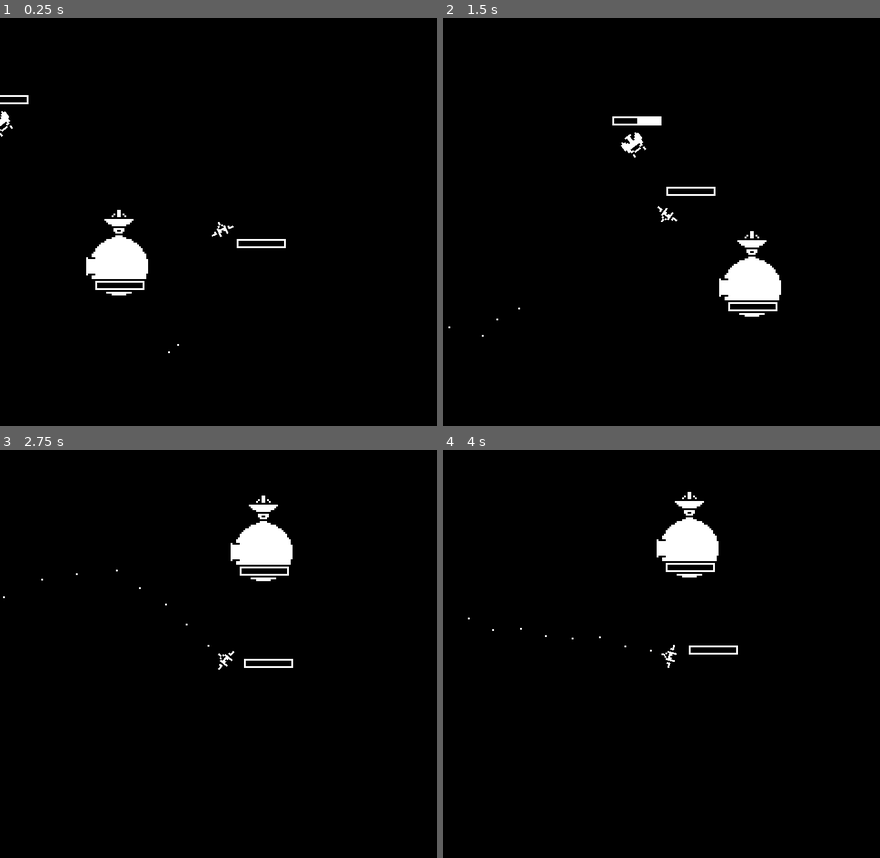
Above: before the commit, frames 1-4 (two rows, left to right).
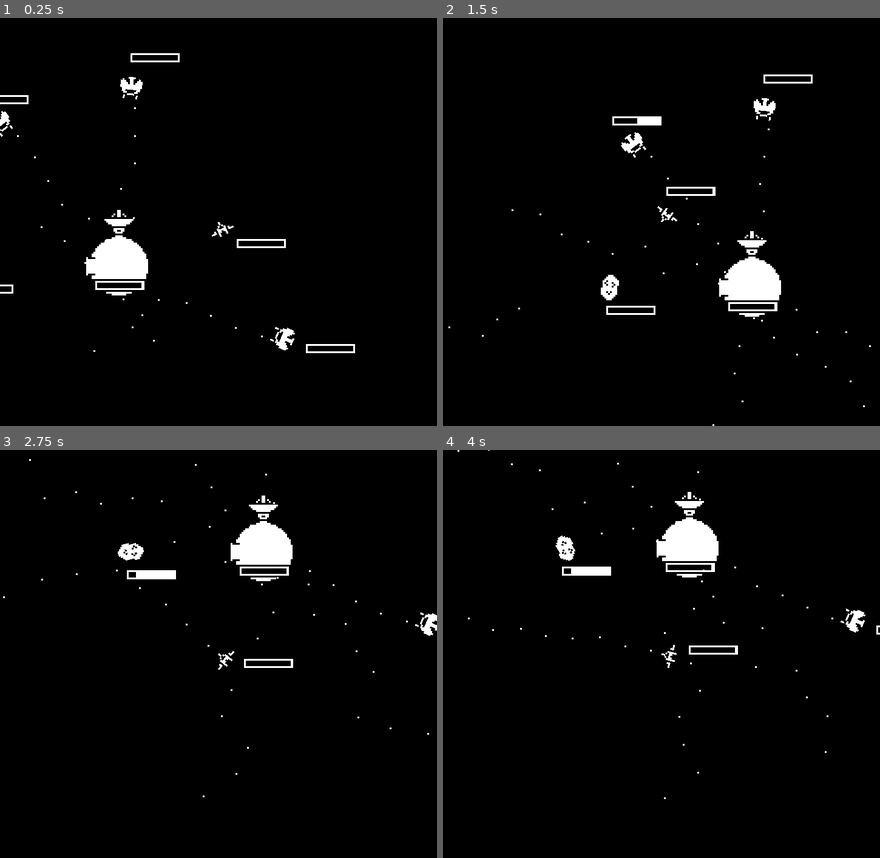
Above: after the commit, the same moments.

Repository: rthurmed/OrbitDefender
Game: Godot game, scene res://src/Main.tscn
Two runs of this game, one before a commit and one after it. Both use one fixed random seed, a clock stepped at 60 frames per second and the inputs below.
Inputs:
- Up to frame 1 (0.25 s): no input
- Up to frame 2 (1.5 s): hold Z (shoot) 0.53-1.28 s; tap Up (higher) at 1.35 s
- Up to frame 3 (2.75 s): tap Z (shoot) at 1.55 s; hold Z (shoot) from 2.03 s (still down); tap X (invert) at 2.1 s
- Up to frame 4 (4 s): release Z (shoot) at 2.78 s; tap Down (lower) at 2.85 s; tap Z (shoot) at 3.05 s; hold Z (shoot) from 3.53 s (still down)

The runs differ from the first frame. In frame 1, 0.6% of the frame differs, in the area x 0-82%, y 8-83%; in frame 2, 0.6%; in frame 3, 0.6%; in frame 4, 0.6%, in the area x 3-100%, y 0-86%.

Commit message:
Added test asteroid

Diff:
--- a/src/Main.tscn
+++ b/src/Main.tscn
@@ -1,15 +1,27 @@
-[gd_scene load_steps=4 format=2]
+[gd_scene load_steps=5 format=2]
 
 [ext_resource path="res://src/game/Planet.tscn" type="PackedScene" id=1]
 [ext_resource path="res://src/game/ship/Ship.tscn" type="PackedScene" id=2]
 [ext_resource path="res://src/game/enemy/Enemy.tscn" type="PackedScene" id=3]
+[ext_resource path="res://src/game/asteroid/Asteroid.tscn" type="PackedScene" id=4]
 
 [node name="Main" type="Node2D"]
-
-[node name="Enemy" parent="." instance=ExtResource( 3 )]
-position = Vector2( -66, -80 )
-rotation = 2.49224
 
 [node name="Planet" parent="." instance=ExtResource( 1 )]
 
 [node name="Ship" parent="Planet" instance=ExtResource( 2 )]
+
+[node name="Enemy1" parent="." instance=ExtResource( 3 )]
+position = Vector2( -66, -80 )
+rotation = 2.49224
+
+[node name="Enemy2" parent="." instance=ExtResource( 3 )]
+position = Vector2( 7, -100 )
+rotation = 3.24169
+
+[node name="Enemy3" parent="." instance=ExtResource( 3 )]
+position = Vector2( 92, 40 )
+rotation = 5.11846
+
+[node name="Asteroid1" parent="." instance=ExtResource( 4 )]
+position = Vector2( -84, 0 )
--- a/src/game/Gun.gd
+++ b/src/game/Gun.gd
@@ -18,4 +18,5 @@
 	if raycast.is_colliding():
 		var collider = raycast.get_collider()
 		var health_module = collider.find_node("HealthModule")
-		health_module.hit(dps * delta)
+		if health_module:
+			health_module.hit(dps * delta)
--- a/src/game/Gun.tscn
+++ b/src/game/Gun.tscn
@@ -10,6 +10,7 @@
 collide_with_areas = true
 
 [node name="Bullets" type="CPUParticles2D" parent="."]
+emitting = false
 amount = 16
 lifetime = 0.4
 local_coords = false
--- a/src/game/Planet.tscn
+++ b/src/game/Planet.tscn
@@ -6,7 +6,7 @@
 [sub_resource type="CircleShape2D" id=1]
 radius = 17.0294
 
-[node name="Planet" type="Area2D" groups=["friendly", "planet"]]
+[node name="Planet" type="KinematicBody2D" groups=["friendly", "planet"]]
 
 [node name="Sprite" type="Sprite" parent="."]
 texture = ExtResource( 1 )
@@ -16,3 +16,4 @@
 
 [node name="HealthModule" parent="." instance=ExtResource( 2 )]
 position = Vector2( -11, 11 )
+health_points = 100
--- /dev/null
+++ b/src/game/asteroid/Asteroid.gd
@@ -0,0 +1,12 @@
+extends Area2D
+
+
+export var rotate_speed = 2
+export var move_speed = 4
+
+onready var sprite = $Sprite
+
+
+func _process(delta):
+	position = lerp(position, position + Vector2.RIGHT, delta * move_speed)
+	sprite.rotation = lerp(sprite.rotation, sprite.rotation + deg2rad(30), delta * rotate_speed)
--- /dev/null
+++ b/src/game/asteroid/Asteroid.tscn
@@ -0,0 +1,24 @@
+[gd_scene load_steps=5 format=2]
+
+[ext_resource path="res://assets/asteroid1.png" type="Texture" id=1]
+[ext_resource path="res://src/game/asteroid/Asteroid.gd" type="Script" id=2]
+[ext_resource path="res://src/game/HealthModule.tscn" type="PackedScene" id=3]
+
+[sub_resource type="CircleShape2D" id=1]
+radius = 8.0
+
+[node name="Asteroid" type="Area2D"]
+script = ExtResource( 2 )
+
+[node name="Sprite" type="Sprite" parent="."]
+texture = ExtResource( 1 )
+
+[node name="CollisionShape2D" type="CollisionShape2D" parent="."]
+shape = SubResource( 1 )
+
+[node name="RayCast2D" type="RayCast2D" parent="."]
+cast_to = Vector2( 50, 0 )
+
+[node name="HealthModule" parent="." instance=ExtResource( 3 )]
+position = Vector2( 0, 13 )
+health_points = 2
--- a/src/game/enemy/Enemy.tscn
+++ b/src/game/enemy/Enemy.tscn
@@ -22,6 +22,7 @@
 
 [node name="Gun1" parent="." instance=ExtResource( 2 )]
 position = Vector2( -3.5, -8 )
+shooting = true
 dps = 0.2
 
 [node name="Gun2" parent="." instance=ExtResource( 2 )]
Binary file added: assets/asteroid1.png
Not shown, added: assets/asteroid1.png.import
